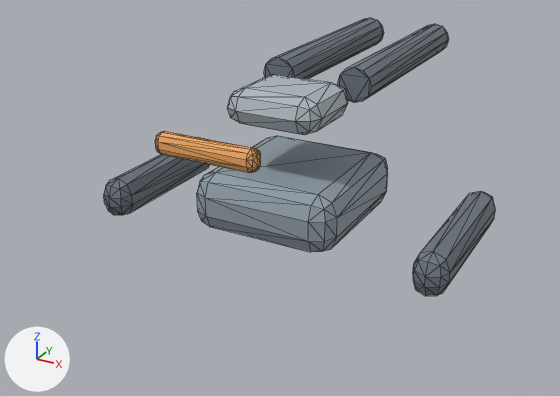
Renders of the glTF model game/assets/models/dir_bulwark_tank.glb from each side of a commit.
Both versions are drawn from a camera (50 mm lens) standing at (1.034, -1.984, 1.129) and looking at (-0.076, 0.035, 0.12). Arrows for +X, +Y and +Z are at lower left; the lights stay in place. The first picture is the older version. Mesh edges are drawn as thin lines. Vertices at exactly the same position are counted once.

Objects in the first picture: 'dir_bulwark_tank'.
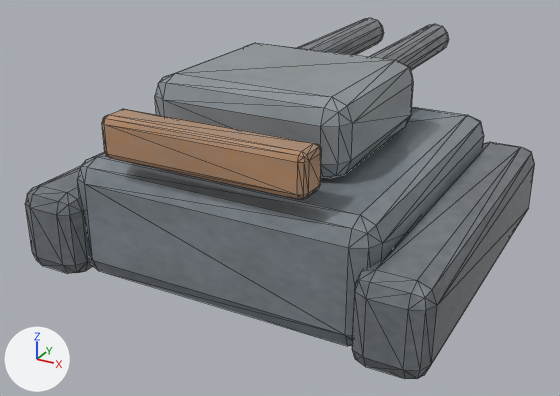
Boxes [x1, y1, x2, y2] around the edits, measured in the pictures (560 x 396 px):
'dir_bulwark_tank', reshaped (30% wider, 30% taller): before [104, 18, 496, 296]; after [25, 18, 535, 379]
part 1 of me_cube_005, added: after [77, 107, 484, 346]
part 2 of me_cube_005, added: after [25, 166, 93, 273]
part 3 of me_cube_005, added: after [352, 142, 535, 379]
part 4 of me_cube_005, added: after [155, 43, 414, 178]
part 5 of me_cube_005, added (brown): after [102, 109, 322, 200]
part 6 of me_cube_005, deleted: before [197, 136, 388, 252]
part 7 of me_cube_005, deleted (orange): before [155, 131, 261, 173]
part 8 of me_cube_005, deleted: before [227, 74, 348, 135]
part 9 of me_cube_005, deleted: before [413, 191, 496, 296]
part 10 of me_cube_005, deleted: before [104, 137, 210, 215]
part 11 of me_cube_005, recoloured: before [264, 18, 449, 103]; after [297, 18, 449, 70]

The change, as a diff of the scene's bpy script:
```diff
--- a/game/assets/models/dir_bulwark_tank.glb.py
+++ b/game/assets/models/dir_bulwark_tank.glb.py
@@ img_dir_bulwark_tank_rough @@
+img_dir_bulwark_tank_rough = load_image('dir_bulwark_tank_rough', '_unpacked/dir_bulwark_tank_rough', 1024, 1024, 'Non-Color')
@@ img_dir_bulwark_tank_diff @@
+img_dir_bulwark_tank_diff = load_image('dir_bulwark_tank_diff', '_unpacked/dir_bulwark_tank_diff', 1024, 1024, 'sRGB')
@@ mat_dir_bulwark_tank_baked @@
+mat_dir_bulwark_tank_baked = bpy.data.materials.new('dir_bulwark_tank_baked')
+# uses the picture img_dir_bulwark_tank_diff
+# uses the picture img_dir_bulwark_tank_rough
@@ me_cube_005 @@
 # used by ob_dir_bulwark_tank; location = (0.0, 0.0, 0.0)
-me_cube_005.from_pydata(...)  # 302 vertices, 576 faces; spans x -0.57..0.57, y -0.505..0.875, z 0.065..0.555
-me_cube_005.materials.append(mat_gun_0_0)  # grey #95a2ac
-me_cube_005.materials.append(mat_plate_0_0)  # light grey #b1bcc2
-me_cube_005.materials.append(mat_orange_0_0)  # orange #f5ad65
+me_cube_005.from_pydata(...)  # 328 vertices, 628 faces; spans x -0.62..0.62, y -0.55..0.875, z 0.0..0.58
+# me_cube_005 part 1: a new loose piece of 56 vertices spanning x -0.46..0.46, y -0.5..0.5, z 0.0..0.36, in mat_dir_bulwark_tank_baked
+# me_cube_005 part 2: a new loose piece of 56 vertices spanning x -0.62..-0.42, y -0.55..0.55, z 0.0..0.26, in mat_dir_bulwark_tank_baked
+# me_cube_005 part 3: a new loose piece of 56 vertices spanning x 0.42..0.62, y -0.55..0.55, z 0.0..0.26, in mat_dir_bulwark_tank_baked
+# me_cube_005 part 4: a new loose piece of 56 vertices spanning x -0.3..0.3, y -0.33..0.23, z 0.36..0.58, in mat_dir_bulwark_tank_baked
+# me_cube_005 part 5: a new loose piece of 56 vertices spanning x -0.3..0.3, y -0.53..-0.43, z 0.4..0.52, in mat_dir_bulwark_tank_baked
+# me_cube_005 part 6: the loose piece of 56 vertices spanning x -0.23..0.23, y -0.25..0.25, z 0.09..0.27 is deleted
+# me_cube_005 part 7: the loose piece of 56 vertices spanning x -0.15..0.15, y -0.505..-0.455, z 0.43..0.49 is deleted
+# me_cube_005 part 8: the loose piece of 54 vertices spanning x -0.15..0.15, y -0.19..0.09, z 0.415..0.525 is deleted
+# me_cube_005 part 9: the loose piece of 44 vertices spanning x 0.47..0.57, y -0.275..0.275, z 0.065..0.195 is deleted
+# me_cube_005 part 10: the loose piece of 44 vertices spanning x -0.57..-0.47, y -0.275..0.275, z 0.065..0.195 is deleted
+# me_cube_005 part 11: 88 faces spanning x -0.185..0.185, y 0.125..0.875, z 0.445..0.555 switch from mat_gundark_0_0 (grey #737c84) to mat_dir_bulwark_tank_baked
```
